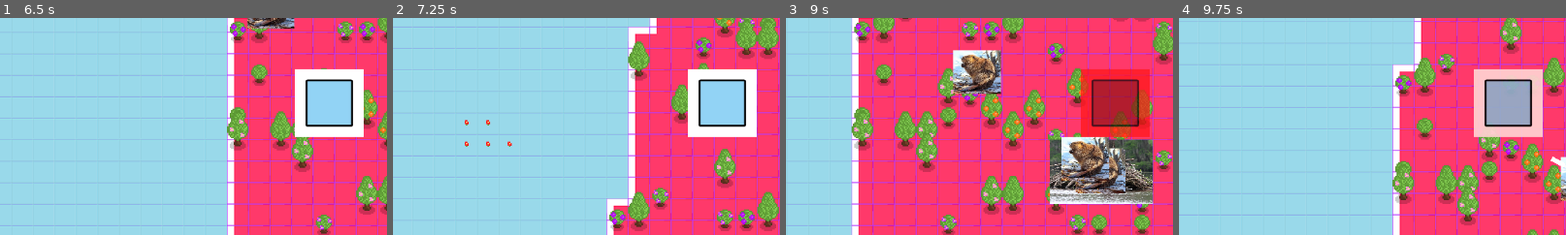
Above: before the commit, frames 1-4 (left to right).
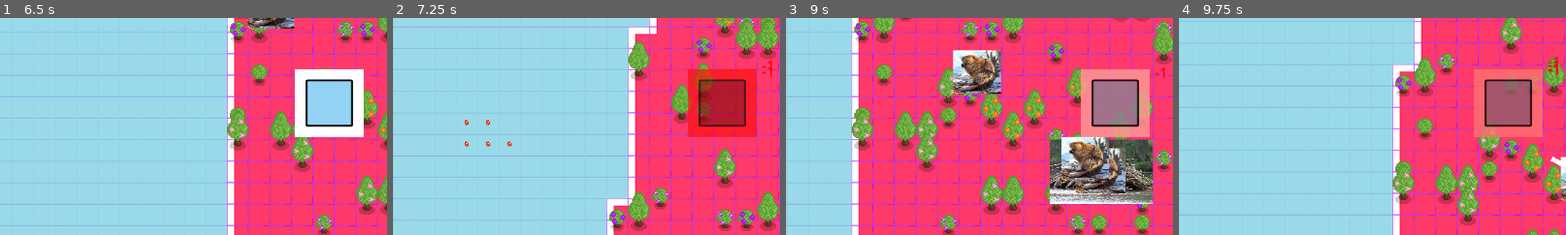
Above: after the commit, the same moments.

Repository: BigWing06/CS3-CapstoneProject
Game: Godot game, scene res://Viewport/Main.tscn
Two runs of this game, one before a commit and one after it. Both use one fixed random seed, a clock stepped at 60 frames per second and the inputs below.
Inputs:
- Up to frame 1 (6.5 s): hold D (move_right) 0.53-1.28 s; hold S (move_down) 1.28-2.03 s; hold D (move_right) 2.03-2.78 s; hold W (move_up) 2.78-3.53 s; hold A (move_left) 3.53-5.03 s; hold S (move_down) 5.03-5.78 s; hold D (move_right) from 5.78 s (still down)
- Up to frame 2 (7.25 s): release D (move_right) at 6.53 s; hold W (move_up) from 6.53 s (still down)
- Up to frame 3 (9 s): release W (move_up) at 7.28 s; hold D (move_right) 7.28-8.03 s; hold S (move_down) 8.03-8.78 s; hold A (move_left) from 8.78 s (still down)
- Up to frame 4 (9.75 s): release A (move_left) at 9.53 s; hold W (move_up) from 9.53 s (still down)
The pictures show only the part of the screen within x 8-57%, y 30-80%; the shares and areas given below are measured in that part.

Frame 1 is identical in both runs. In frame 2, 5.6% of the frame differs, in the area x 76-98%, y 19-55%; in frame 3, 5.5%; in frame 4, 5.6%.

Commit message:
Added damage taken indicator

Diff:
--- a/Player/Player.gd
+++ b/Player/Player.gd
@@ -3,6 +3,9 @@
 signal chunkChanged
 signal healthChanged
 signal death
+
+@onready var _healthChangeScene = preload("res://Player/health_change.tscn") # The health change animation scene
+
 @export var speed = 400
 var screen_size
 var _chunk: Vector2i
@@ -41,10 +44,17 @@
 	healthChanged.emit()
 	if _health<=0:
 		death.emit()
+	_displayHealthChange(_damage*-1)
 	$DamageAnimation.play("Damage")
 func heal(_health:float): # Function to heal player
 	_health-=_health
+	_displayHealthChange(_health)
 	healthChanged.emit()
+
+func _displayHealthChange(_amount: float): # Creates a scene to display an animation of the health change near the player
+	var _healthChange = _healthChangeScene.instantiate()
+	add_child(_healthChange)
+	_healthChange.display(_amount,$HealthChangePoint.position)
 	$DamageAnimation.play("Heal")
 
 func getHealth() -> int:
--- a/Player/Player.tscn
+++ b/Player/Player.tscn
@@ -93,6 +93,9 @@
 position = Vector2(1.66667, -2.5)
 shape = SubResource("RectangleShape2D_ltrlo")
 
+[node name="HealthChangePoint" type="Marker2D" parent="."]
+position = Vector2(98.3333, -98.3333)
+
 [connection signal="chunkChanged" from="." to="." method="_on_chunk_changed"]
 [connection signal="death" from="." to="." method="_on_death"]
 [connection signal="area_entered" from="EnemyCollisionShape" to="." method="_on_enemy_collision_shape_area_entered"]
--- /dev/null
+++ b/Player/health_change.gd
@@ -0,0 +1,9 @@
+extends Node2D
+
+func display(_healthAmount:float, _location: Vector2):
+	position = _location # The location to put this node
+	$Control/Amount.text = str(_healthAmount) # Sets the health displayed
+	$AnimationPlayer.play("Display") # Plays the animation
+
+func _on_animation_player_animation_finished(anim_name: StringName) -> void: # When the animation is done, delete the node
+	queue_free()
--- /dev/null
+++ b/Player/health_change.tscn
@@ -0,0 +1,89 @@
+[gd_scene load_steps=5 format=3 uid="uid://d2vgir25tslta"]
+
+[ext_resource type="Script" path="res://Player/health_change.gd" id="1_o587o"]
+
+[sub_resource type="Animation" id="Animation_wjw0n"]
+resource_name = "Display"
+tracks/0/type = "value"
+tracks/0/imported = false
+tracks/0/enabled = true
+tracks/0/path = NodePath("Control:modulate")
+tracks/0/interp = 1
+tracks/0/loop_wrap = true
+tracks/0/keys = {
+"times": PackedFloat32Array(0, 0.233333, 0.733333, 1),
+"transitions": PackedFloat32Array(1, 1, 1, 1),
+"update": 0,
+"values": [Color(1, 1, 1, 0), Color(1, 1, 1, 1), Color(1, 1, 1, 1), Color(1, 1, 1, 0)]
+}
+tracks/1/type = "value"
+tracks/1/imported = false
+tracks/1/enabled = true
+tracks/1/path = NodePath("Control:position")
+tracks/1/interp = 1
+tracks/1/loop_wrap = true
+tracks/1/keys = {
+"times": PackedFloat32Array(0, 1),
+"transitions": PackedFloat32Array(1, 1),
+"update": 0,
+"values": [Vector2(0, 0), Vector2(0, -40)]
+}
+
+[sub_resource type="Animation" id="Animation_ugsyn"]
+length = 0.001
+tracks/0/type = "value"
+tracks/0/imported = false
+tracks/0/enabled = true
+tracks/0/path = NodePath("Control:modulate")
+tracks/0/interp = 1
+tracks/0/loop_wrap = true
+tracks/0/keys = {
+"times": PackedFloat32Array(0),
+"transitions": PackedFloat32Array(1),
+"update": 0,
+"values": [Color(1, 1, 1, 0)]
+}
+tracks/1/type = "value"
+tracks/1/imported = false
+tracks/1/enabled = true
+tracks/1/path = NodePath("Control:position")
+tracks/1/interp = 1
+tracks/1/loop_wrap = true
+tracks/1/keys = {
+"times": PackedFloat32Array(0),
+"transitions": PackedFloat32Array(1),
+"update": 0,
+"values": [Vector2(0, 0)]
+}
+
+[sub_resource type="AnimationLibrary" id="AnimationLibrary_6m3be"]
+_data = {
+"Display": SubResource("Animation_wjw0n"),
+"RESET": SubResource("Animation_ugsyn")
+}
+
+[node name="HealthChange" type="Node2D"]
+script = ExtResource("1_o587o")
+
+[node name="AnimationPlayer" type="AnimationPlayer" parent="."]
+libraries = {
+"": SubResource("AnimationLibrary_6m3be")
+}
+
+[node name="Control" type="Control" parent="."]
+modulate = Color(1, 1, 1, 0)
+layout_mode = 3
+anchors_preset = 0
+offset_right = 40.0
+offset_bottom = 40.0
+
+[node name="Amount" type="Label" parent="Control"]
+layout_mode = 0
+offset_right = 40.0
+offset_bottom = 23.0
+theme_override_colors/font_color = Color(1, 0, 0, 1)
+theme_override_font_sizes/font_size = 35
+text = "-50
+"
+
+[connection signal="animation_finished" from="AnimationPlayer" to="." method="_on_animation_player_animation_finished"]
